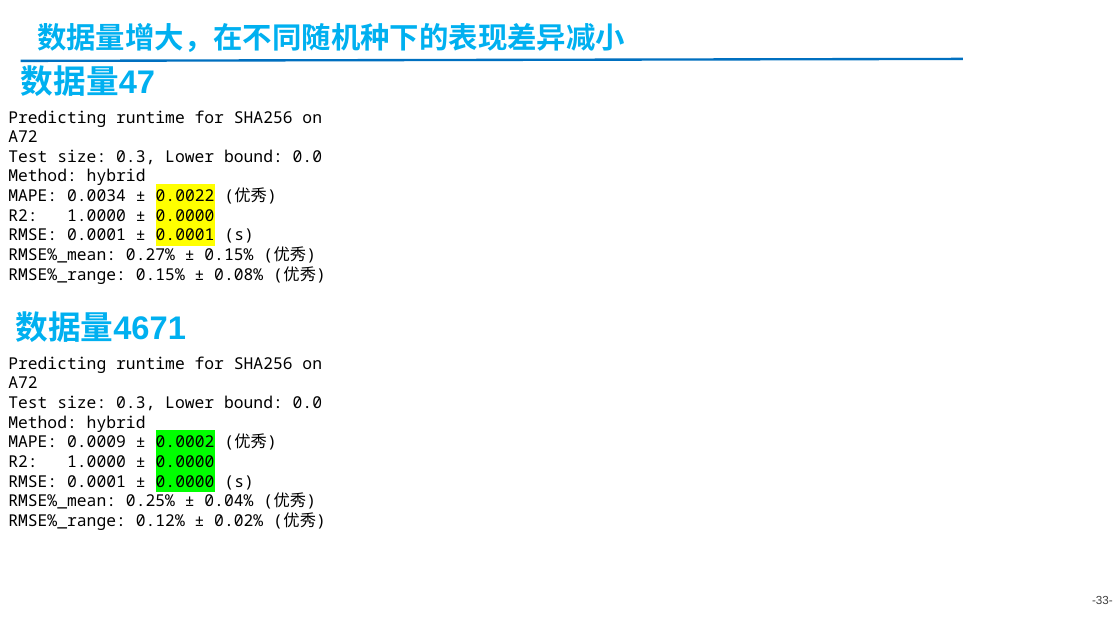
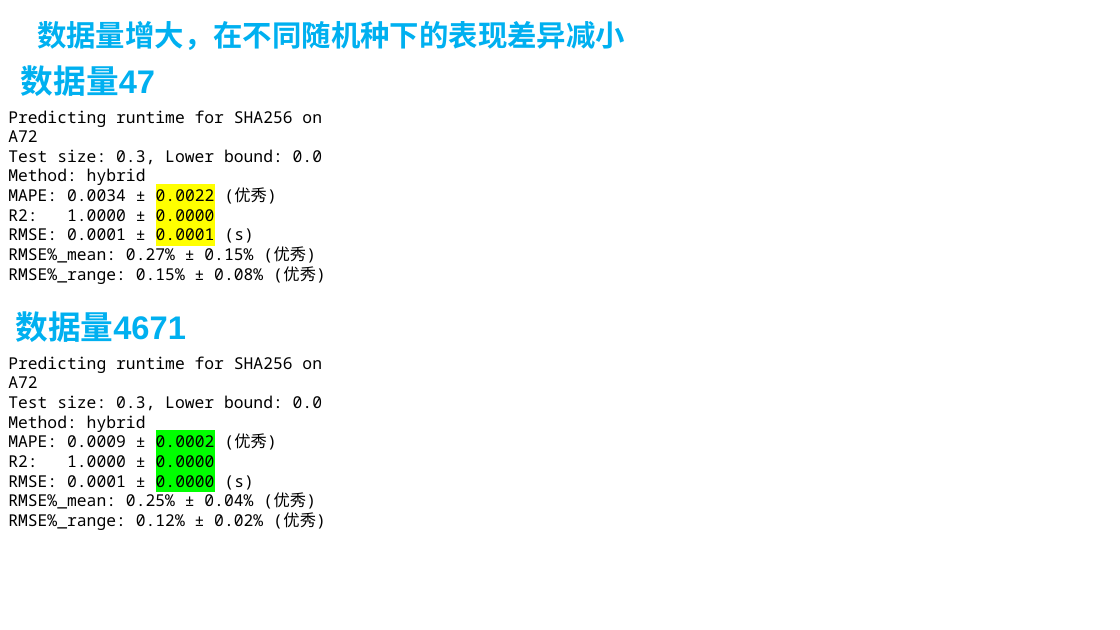
Before and after one commit to AE-26710/Time-Prediction, a slide deck: slide 33 of 20251106-同平台runtime预测-金.pptx. Drawn at 1120x630 pixels with LibreOffice and Linux fonts; fonts in the diff are those of the drawing. Boxes give left, top, right and bottom in pixels: in the first picture for what was removed or moved away, otherwise in the second. Text is boxed around its words. In the diff, an @@ line names an element or a change of style, - is before the commit and + after.

```diff
--- a/20251106-同平台runtime预测-金.pptx
+++ b/20251106-同平台runtime预测-金.pptx
@@ title "数据量增大，在不同随机种下的表现差异减小" at [37, 21, 625, 50]: vertical alignment top to middle @@
@@ line removed from (21, 60) to (963, 59) @@
@@ page number removed at [1092, 596, 1113, 604] @@
--33-
```
Also in this commit, not shown: 34 other slides changed, 1 slide added, 5 other files.
